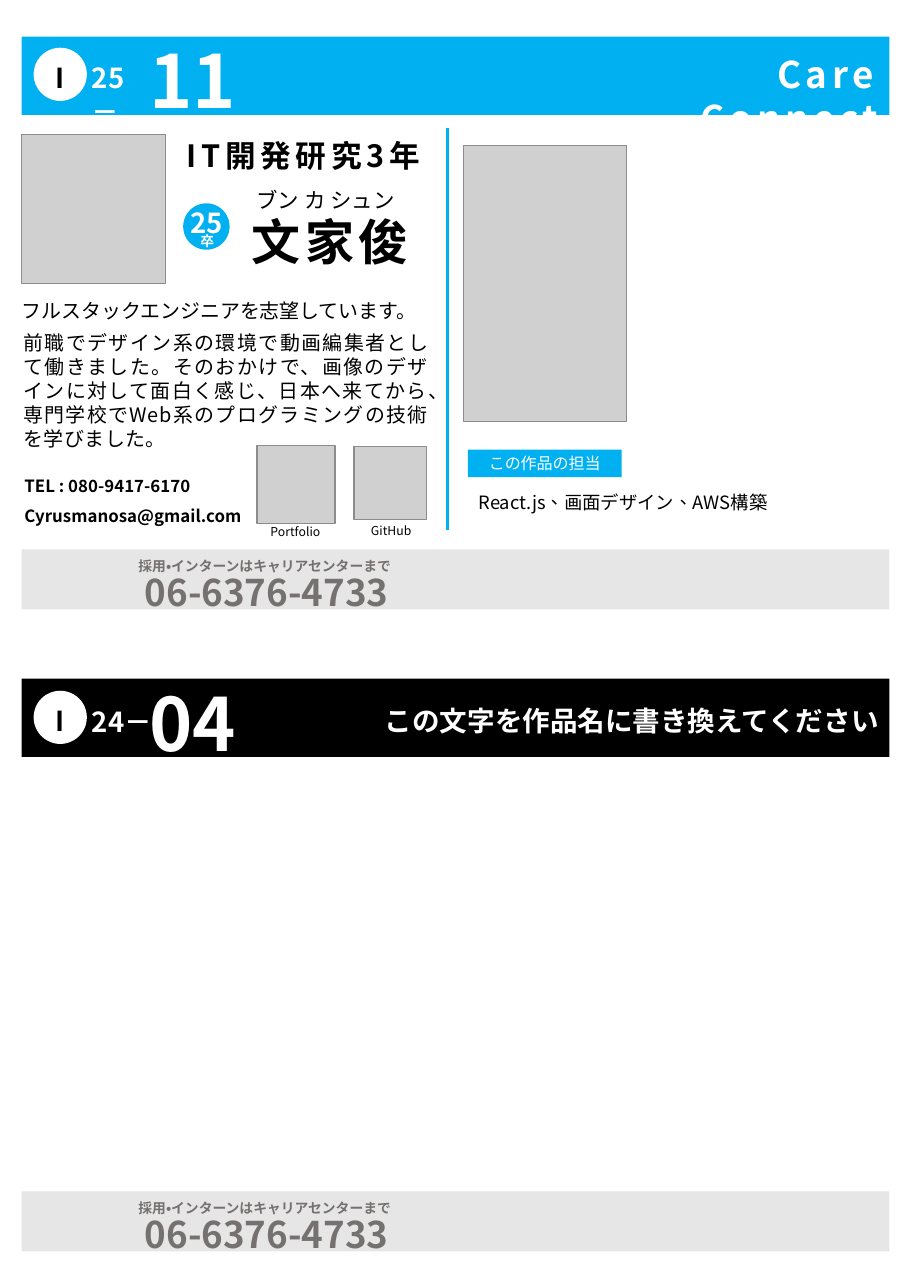
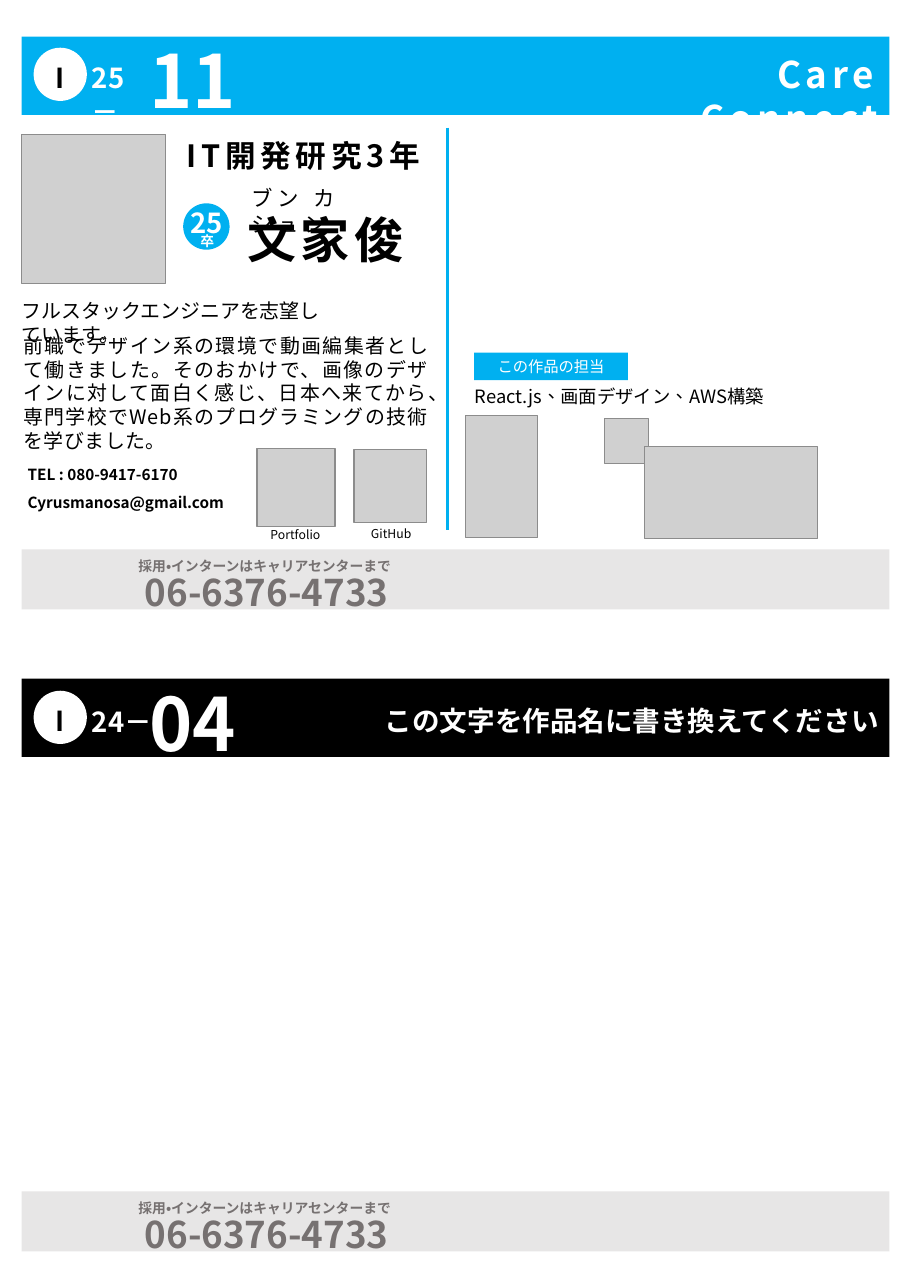
Before and after one commit to cyrusmanosa/Ecc-Year-3, a slide deck: slide 1 of Y3-Sem1/ITプロジェクト開発/自己PRシート/自己PRシートテンプレ_文家俊.pptx. Drawn at 911x1288 pixels with LibreOffice and Linux fonts; fonts in the diff are those of the drawing; grey boxes stand for pictures; background and template pictures are left out. Boxes give left, top, right and bottom in pixels: in the first picture for what was removed or moved away, otherwise in the second. Text is boxed around its words. In the diff, an @@ line names an element or a change of style, - is before the commit and + after.

```diff
--- a/Y3-Sem1/ITプロジェクト開発/自己PRシート/自己PRシートテンプレ_文家俊.pptx
+++ b/Y3-Sem1/ITプロジェクト開発/自己PRシート/自己PRシートテンプレ_文家俊.pptx
@@ text "ブン カシュン" at (252,187,334,237): font Noto Sans CJK SC to Noto Sans CJK JP; letter spacing 0 to 3 pt in "ブン カシュン" @@
@@ rectangle "この作品の担当": place and size @@
-rectangle "この作品の担当" at (468,449,622,477)
+rectangle "この作品の担当" at (474,353,628,380)
@@ rectangle "この作品の担当" at (474,353,628,380): size 10.5 to 10 pt, font Noto Sans CJK SC to Noto Sans CJK JP @@
@@ font Noto Sans CJK SC to Noto Sans CJK JP in 4 elements at (247,215,403,263), (23,332,448,450), (22,301,320,348), (475,387,764,408) @@
@@ text "React.js、画面デザイン、AWS構築": place and size @@
-text "React.js、画面デザイン、AWS構築" at (479,493,768,514)
+text "React.js、画面デザイン、AWS構築" at (475,387,764,408)
@@ picture: place and size @@
-picture at (464,145,627,421)
+picture at (465,415,538,538)
@@ picture added at (605,419,648,463) @@
@@ picture: place and size @@
-picture at (257,445,335,523)
+picture at (257,448,335,527)
@@ picture added at (644,446,817,539) @@
@@ text "TEL : 080-9417-6170": place and size @@
-text "TEL : 080-9417-6170" at (24,479,241,526)
+text "TEL : 080-9417-6170" at (28,468,224,512)
@@ text "TEL : 080-9417-6170" at (28,468,224,512): size 11 to 10 pt, font Noto Sans CJK SC to Noto Sans CJK JP @@
```
Also in this commit, not shown: 5 other files.
